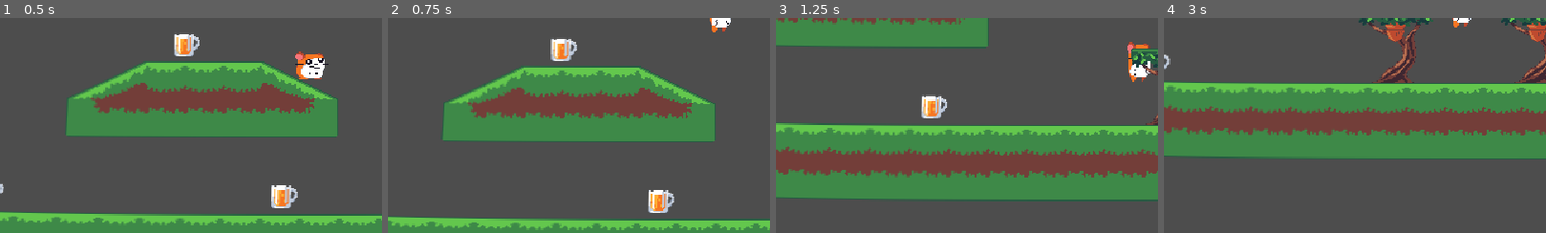
Above: before the commit, frames 1-4 (left to right).
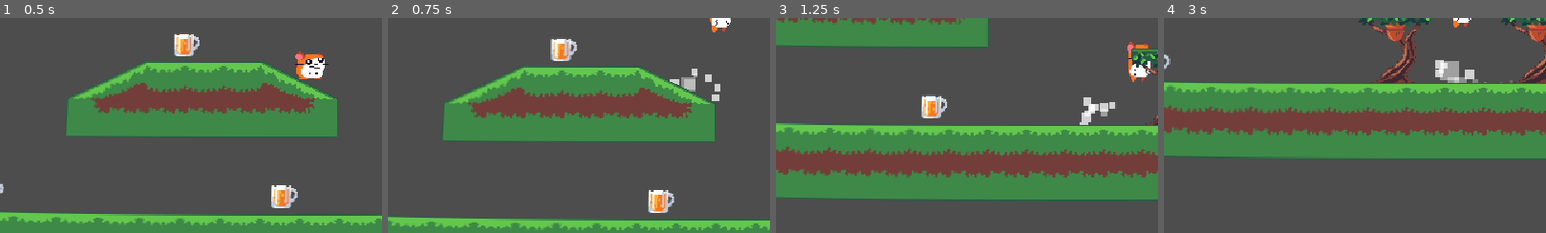
Above: after the commit, the same moments.

Repository: Codex112008/GMTK-2025-Game-Jam
Game: Godot game, scene res://Scenes/Game.tscn
The game is run twice, just before and just after one commit, with the same random seed, the same clock (stepped at 60 frames per second) and the same inputs.
Inputs:
- Up to frame 1 (0.5 s): no input
- Up to frame 2 (0.75 s): hold D (right) from 0.53 s (still down); tap Space (jump) at 0.6 s
- Up to frame 3 (1.25 s): keep holding D (right); tap Space (jump) at 0.77, 1.07 s
- Up to frame 4 (3 s): tap Space (jump) at 1.35, 1.52, 1.82, 2.1, 2.85 s; release D (right) at 2.03 s; hold A (left) 2.03-2.78 s; hold D (right) from 2.78 s (still down)
The pictures show only the part of the screen within x 9-59%, y 46-96%; the shares and areas given below are measured in that part.

Frame 1 is identical in both runs. In frame 2, 0.5% of the frame differs, in the area x 73-87%, y 23-39%; in frame 3, 0.5%; in frame 4, 0.8%, in the area x 71-92%, y 19-31%.

Commit message:
particles
- running
- jumping

Diff:
--- a/Scenes/Player.tscn
+++ b/Scenes/Player.tscn
@@ -106,7 +106,23 @@
 particles_anim_v_frames = 1
 particles_anim_loop = false
 
-[node name="Player" type="CharacterBody2D" node_paths=PackedStringArray("coyote_timer", "jump_buffer_timer", "short_jump_timer", "spin_timer", "my_sprite", "drunk_particles", "time_rewinder", "collision_shape")]
+[sub_resource type="Curve" id="Curve_1iu4k"]
+_data = [Vector2(0, 1), 0.0, 0.0, 0, 0, Vector2(0.152542, 1), 0.0, 0.0, 0, 0, Vector2(1, 0), 0.325288, 0.0, 0, 0]
+point_count = 3
+
+[sub_resource type="Gradient" id="Gradient_m0x7a"]
+offsets = PackedFloat32Array(0.63, 0.996667)
+colors = PackedColorArray(1, 1, 1, 0.741176, 1, 1, 1, 0)
+
+[sub_resource type="Curve" id="Curve_m0x7a"]
+_data = [Vector2(0, 0.515392), 0.0, 0.0, 0, 0, Vector2(0.20339, 1), 0.0, 0.0, 0, 0, Vector2(1, 0), 0.0, 0.0, 0, 0]
+point_count = 3
+
+[sub_resource type="Gradient" id="Gradient_1iu4k"]
+offsets = PackedFloat32Array(0.01, 1)
+colors = PackedColorArray(1, 1, 1, 0.607843, 1, 1, 1, 0)
+
+[node name="Player" type="CharacterBody2D" node_paths=PackedStringArray("coyote_timer", "jump_buffer_timer", "short_jump_timer", "spin_timer", "my_sprite", "time_rewinder", "collision_shape", "drunk_particles", "jump_particles", "run_particles")]
 script = ExtResource("1_kyqiw")
 speed = 260.0
 acceleration = 7.0
@@ -118,9 +134,11 @@
 short_jump_timer = NodePath("Timers/ShortJumpTimer")
 spin_timer = NodePath("Timers/SpinTimer")
 my_sprite = NodePath("AnimatedSprite2D")
-drunk_particles = NodePath("DrunkParticles")
 time_rewinder = NodePath("Rewinder")
 collision_shape = NodePath("CollisionShape2D")
+drunk_particles = NodePath("Particles/DrunkParticles")
+jump_particles = NodePath("Particles/JumpParticles")
+run_particles = NodePath("Particles/RunParticles")
 
 [node name="Rewinder" type="Node" parent="."]
 script = ExtResource("4_5ixxa")
@@ -157,7 +175,9 @@
 wait_time = 0.5
 one_shot = true
 
-[node name="DrunkParticles" type="CPUParticles2D" parent="."]
+[node name="Particles" type="Node2D" parent="."]
+
+[node name="DrunkParticles" type="CPUParticles2D" parent="Particles"]
 z_index = -1
 material = SubResource("CanvasItemMaterial_dewec")
 amount = 4
@@ -168,3 +188,29 @@
 gravity = Vector2(0, -100)
 anim_speed_min = 1.0
 anim_speed_max = 1.0
+
+[node name="JumpParticles" type="CPUParticles2D" parent="Particles"]
+emitting = false
+amount = 10
+lifetime = 0.3
+one_shot = true
+explosiveness = 1.0
+direction = Vector2(0, -1)
+spread = 180.0
+gravity = Vector2(0, 400)
+initial_velocity_min = 100.0
+initial_velocity_max = 150.0
+scale_amount_min = 6.0
+scale_amount_max = 12.0
+scale_amount_curve = SubResource("Curve_1iu4k")
+color_ramp = SubResource("Gradient_m0x7a")
+
+[node name="RunParticles" type="CPUParticles2D" parent="Particles"]
+emitting = false
+amount = 12
+speed_scale = 2.0
+gravity = Vector2(0, 0)
+scale_amount_min = 2.0
+scale_amount_max = 16.0
+scale_amount_curve = SubResource("Curve_m0x7a")
+color_ramp = SubResource("Gradient_1iu4k")
--- a/Scripts/PlayerController.gd
+++ b/Scripts/PlayerController.gd
@@ -30,9 +30,13 @@
 @export var short_jump_timer : Timer
 @export var spin_timer : Timer
 @export var my_sprite : AnimatedSprite2D
-@export var drunk_particles : CPUParticles2D
 @export var time_rewinder : Rewinder
 @export var collision_shape : CollisionShape2D
+
+@export_subgroup("Particles")
+@export var drunk_particles : CPUParticles2D
+@export var jump_particles : CPUParticles2D
+@export var run_particles : CPUParticles2D
 
 @export_group("OOC References")
 @export var curve_effect_rect : CanvasItem
@@ -109,6 +113,7 @@
 
 	# Get the input direction and handle the movement/deceleration.
 	var direction := Input.get_axis("left", "right")
+	run_particles.emitting = direction && is_on_floor() # if moving have running particles
 	if direction:
 		velocity.x = lerpf(velocity.x, direction * speed, delta * acceleration)
 		my_sprite.flip_h = direction != 1 # flip sprite
@@ -154,6 +159,8 @@
 			nutted_trees.append(collidingTree)
 
 func jump():
+	jump_particles.restart()
+	jump_particles.emitting = true
 	short_jump_timer.start()
 	velocity.y = -jump_strength;
 	# velocity.y = -jump_strength
Not shown: 1 places in Scenes/Player.tscn that only renumber resources
